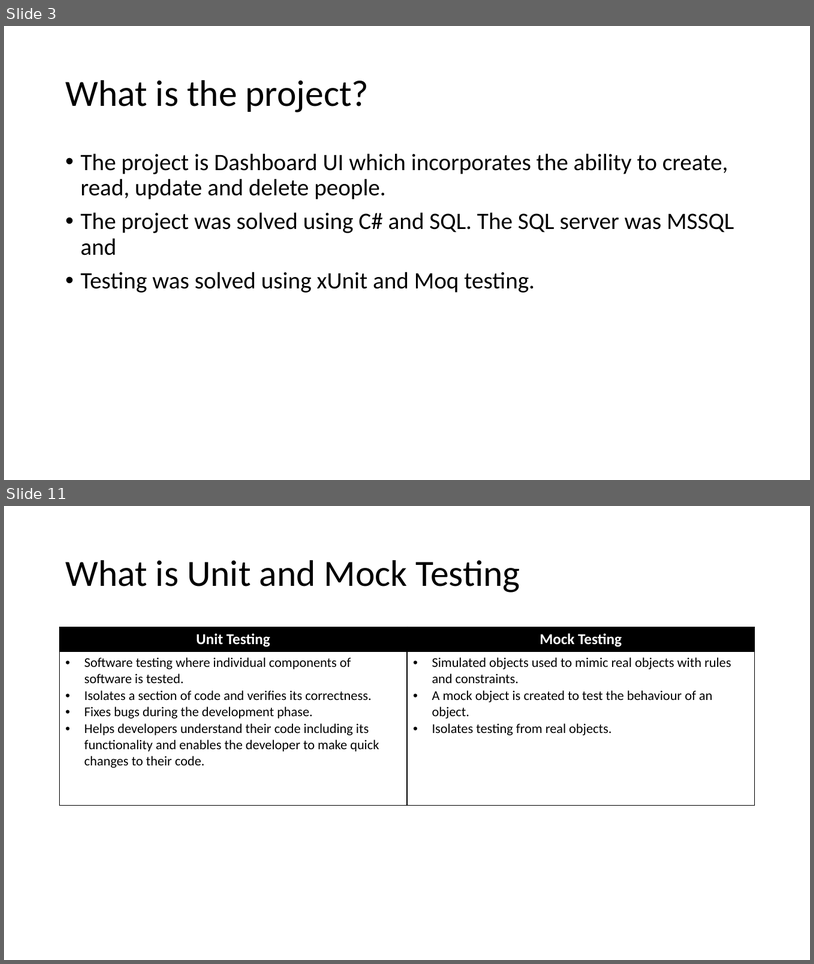
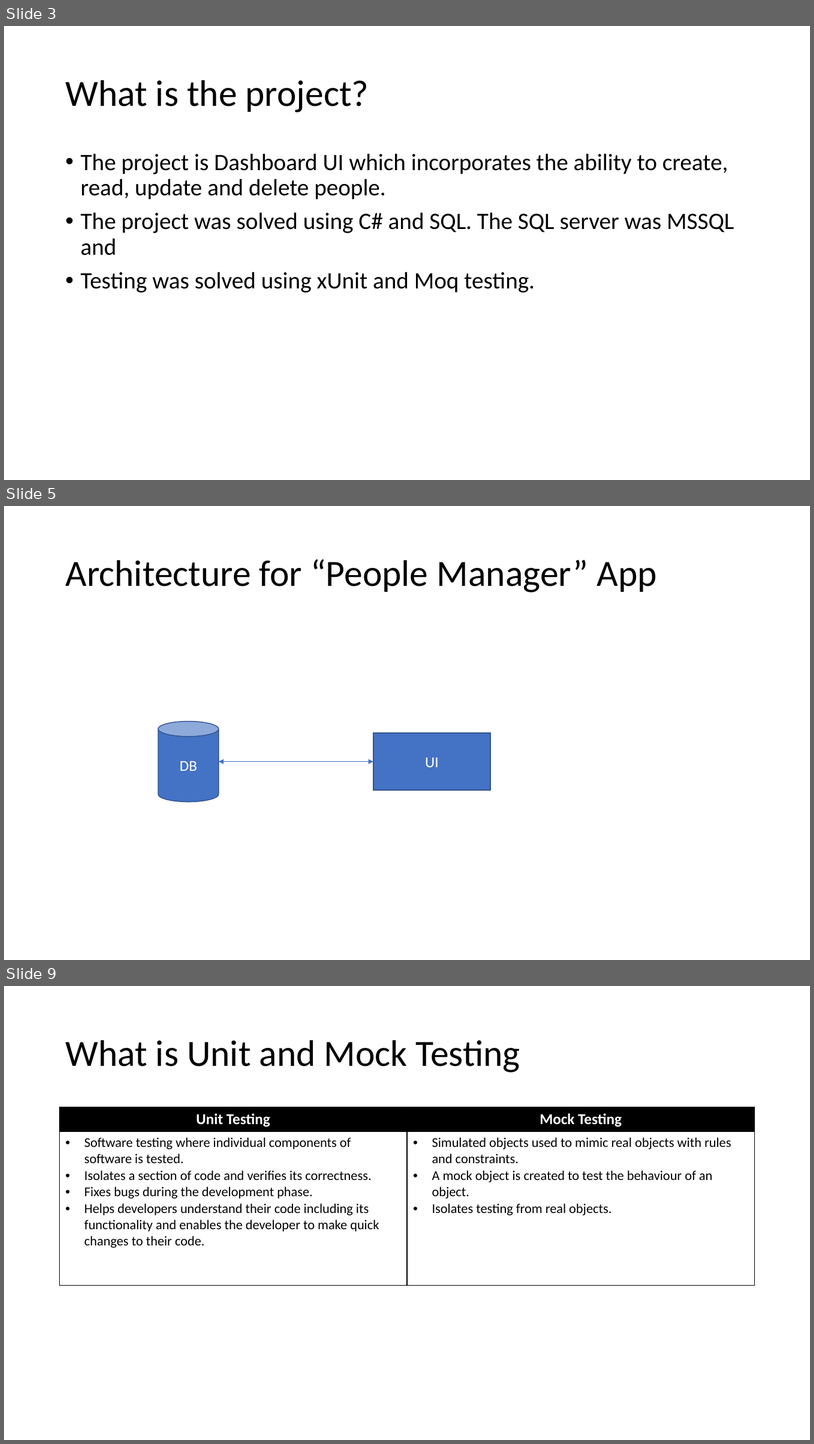
Before and after one commit to NickDotCore/dapper-crud-tutorial, a slide deck: PersonCRUD using C#, xUnit and Dapper.pptx. Shown one above the other, each under a label of ours: slides 3 and 11 before the commit, slides 3, 5 and 9 after it; the slides between them are not shown. The pictures are 814x964 and 814x1444 pixels, drawn with LibreOffice and Linux fonts; fonts in the diff are those of the drawing. Boxes give left, top, right and bottom in pixels: in the first picture for what was removed or moved away, otherwise in the second. Text is boxed around its words. In the diff, an @@ line names an element or a change of style, - is before the commit and + after.

```diff
--- a/PersonCRUD using C#, xUnit and Dapper.pptx
+++ b/PersonCRUD using C#, xUnit and Dapper.pptx
@@ slide 5 added at [4, 506, 810, 960], background #FFFFFF @@
@@ title added at [65, 559, 657, 592], 44 pt, text #000000 @@
+Architecture for “People Manager” App
@@ cylinder added at [158, 721, 219, 802], fill #4472C4, outline #325491 1 pt, 18 pt, text #FFFFFF @@
+DB
@@ rectangle added at [374, 733, 491, 790], fill #4472C4, outline #325491 1 pt, 18 pt, text #FFFFFF @@
+UI
@@ double arrow added from (219, 761) to (374, 761), #4472C4 0.5 pt @@
@@ what was slide 11 is now slide 9 @@
```
Also in this commit, not shown: 2 slides changed, 7 other slides added, 5 slides removed.
